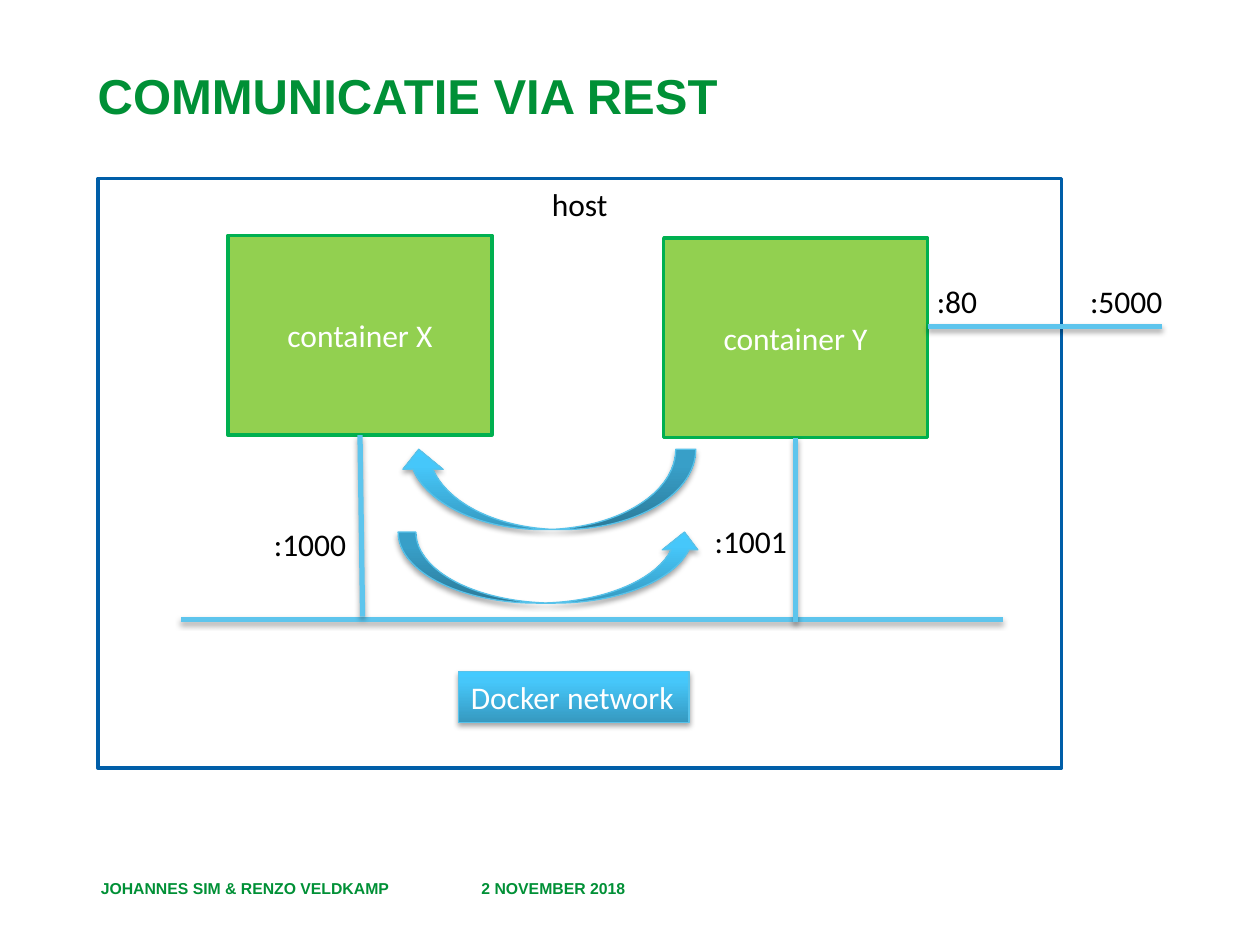
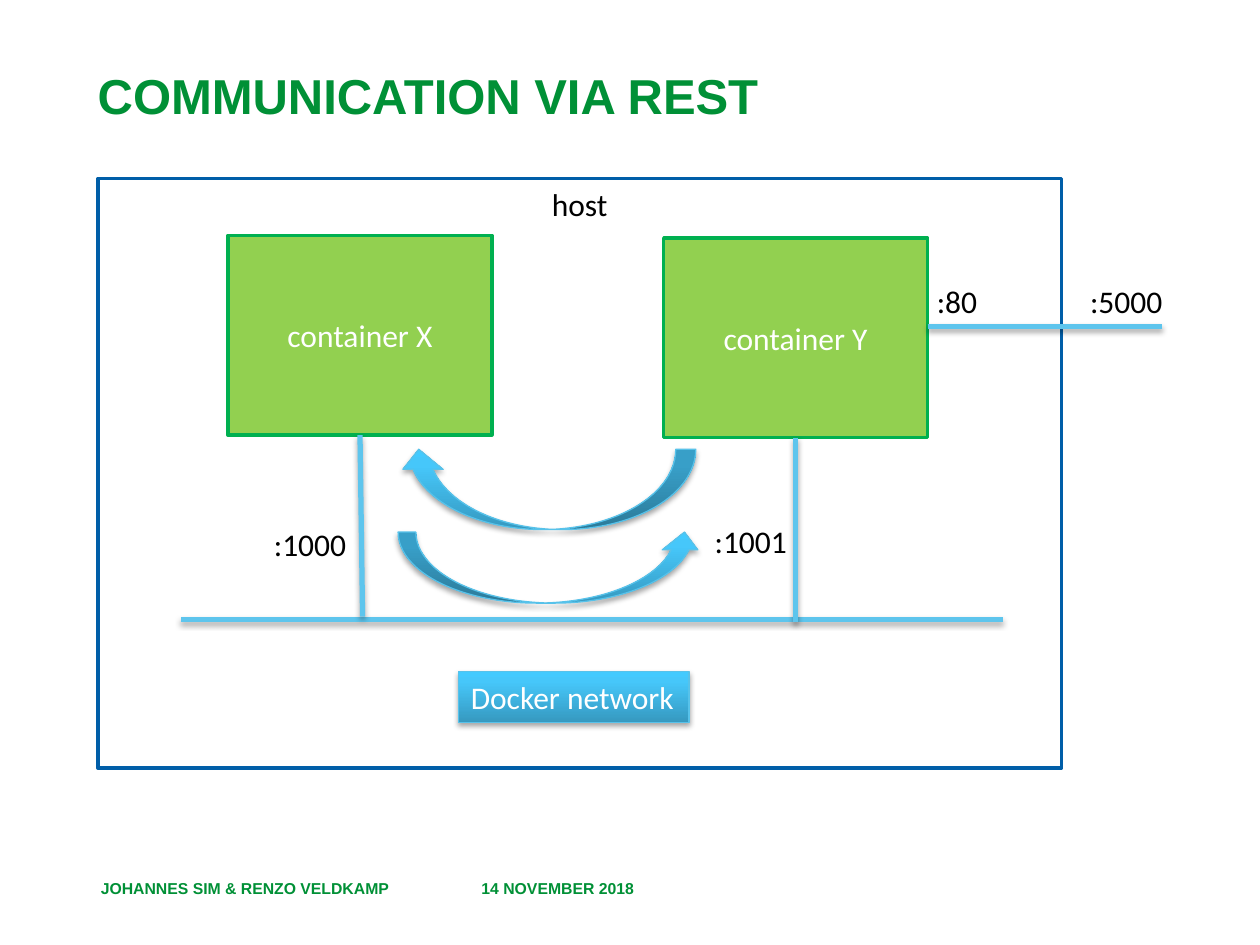
Before and after one commit to RenzoVeldkamp/MicroContainer, a slide deck: slide 7 of Presentatie/Microservices 101.pptx. Drawn at 1260x945 pixels with LibreOffice and Linux fonts; fonts in the diff are those of the drawing; background and template pictures are left out. Boxes give left, top, right and bottom in pixels: in the first picture for what was removed or moved away, otherwise in the second. Text is boxed around its words. In the diff, an @@ line names an element or a change of style, - is before the commit and + after.

```diff
--- a/Presentatie/Microservices 101.pptx
+++ b/Presentatie/Microservices 101.pptx
@@ title at <box>98,79,759,115</box>: text changed @@
-COMMUNICATIE VIA REST
+COMMUNICATION VIA REST
@@ text at <box>481,883,634,894</box>: text changed @@
-2 NOVEMBER 2018
+14 NOVEMBER 2018
```
Also in this commit, not shown: 9 other slides changed, 25 other files.
